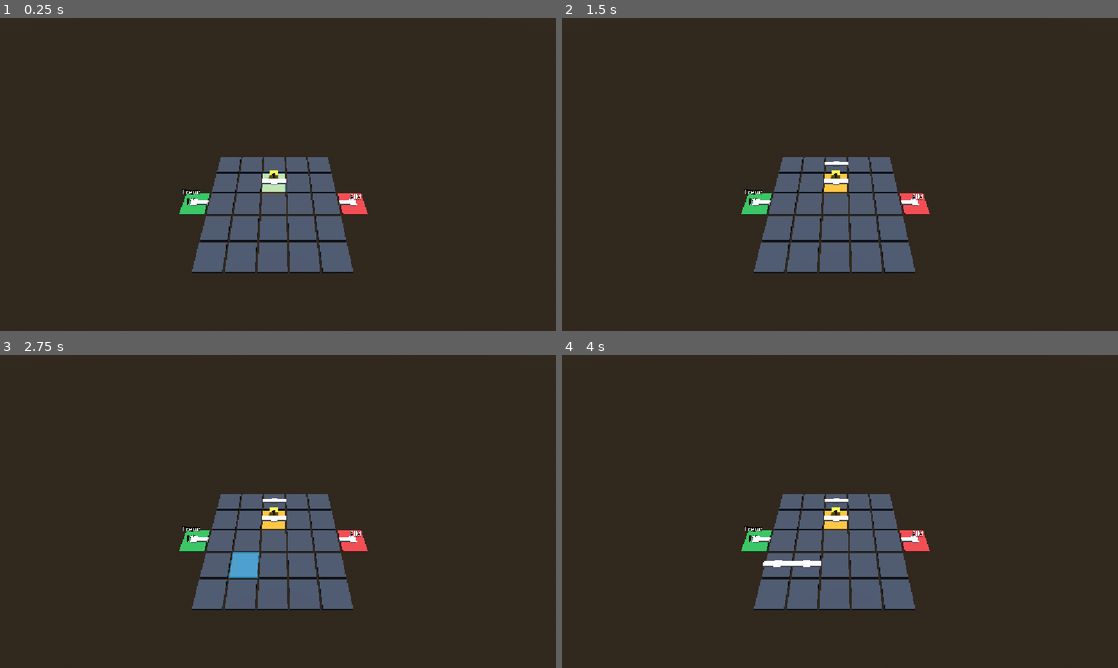
Above: before the commit, frames 1-4 (two rows, left to right).
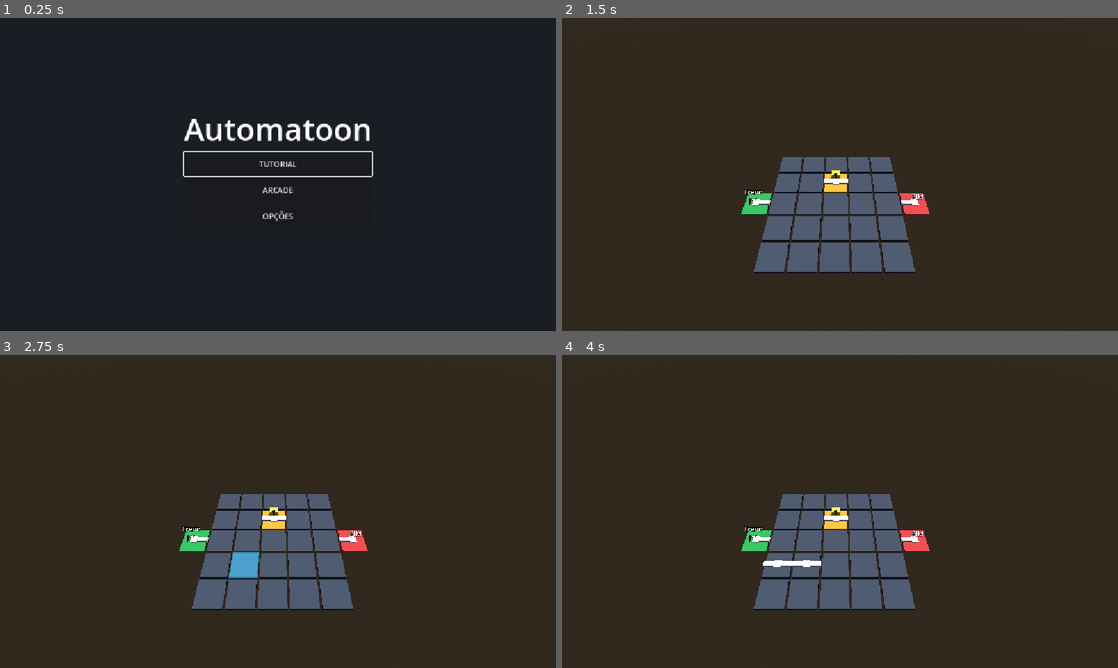
Above: after the commit, the same moments.

Repository: Danil0Ribeir0/automatoon-godot
Game: Godot game, scene res://scenes/MainMenu.tscn
Same seed, same stepped clock (60 frames per second), same inputs: the game is played once before the commit and once after it. Before the commit the project starts from res://scenes/prototype.tscn.
Inputs (mouse positions are in pixels of both pictures, inside the frame that each line leads up to):
- Up to frame 1 (0.25 s): no input
- Up to frame 2 (1.5 s): click (840, 165) at 0.5 s, where only the run after the commit has a clickable "TUTORIAL"; tap Enter at 1.25, 1.35 s; move the mouse to (962, 158) at 1.27 s; hold Up from 1.28 s (still down); click (962, 158) at 1.42 s
- Up to frame 3 (2.75 s): tap Space at 1.52, 2 s; release Up at 2 s; drag from (166, 527) to (250, 574) at 2.02 s
- Up to frame 4 (4 s): tap Enter at 2.75, 2.85 s; move the mouse to (895, 442) at 2.77 s; hold Up 2.78-3.5 s; tap Space at 3.5 s; drag from (812, 574) to (673, 464) at 3.52 s

The runs differ from the first frame. In frame 1, 9.8% of the frame differs, in the area x 0-100%, y 0-82%; in frame 2, less than 0.1%; in frame 3, less than 0.1%; in frame 4, less than 0.1%.

Commit message:
feat: adiciona menu inicial

Diff:
--- a/project.godot
+++ b/project.godot
@@ -11,7 +11,7 @@
 [application]
 
 config/name="automatoon"
-run/main_scene="uid://djakacjuo8x0q"
+run/main_scene="uid://0xteh6agf6ed"
 config/features=PackedStringArray("4.7", "Forward Plus")
 config/icon="res://icon.svg"
 
--- /dev/null
+++ b/scenes/MainMenu.tscn
@@ -0,0 +1,58 @@
+[gd_scene format=3 uid="uid://0xteh6agf6ed"]
+
+[ext_resource type="Script" uid="uid://saw55r6vlwi2" path="res://scripts/main_menu.gd" id="1_yqorp"]
+
+[node name="MainMenu" type="Control" unique_id=1482943357]
+layout_mode = 3
+anchors_preset = 15
+anchor_right = 1.0
+anchor_bottom = 1.0
+grow_horizontal = 2
+grow_vertical = 2
+script = ExtResource("1_yqorp")
+tutorial_scene_path = "uid://djakacjuo8x0q"
+
+[node name="ColorRect" type="ColorRect" parent="." unique_id=926061845]
+layout_mode = 1
+anchors_preset = 15
+anchor_right = 1.0
+anchor_bottom = 1.0
+grow_horizontal = 2
+grow_vertical = 2
+color = Color(0.101960786, 0.11372549, 0.14117648, 1)
+
+[node name="CenterContainer" type="CenterContainer" parent="." unique_id=1061098234]
+layout_mode = 1
+anchors_preset = 15
+anchor_right = 1.0
+anchor_bottom = 1.0
+grow_horizontal = 2
+grow_vertical = 2
+
+[node name="VBoxContainer" type="VBoxContainer" parent="CenterContainer" unique_id=1639307799]
+layout_mode = 2
+
+[node name="TitleLabel" type="Label" parent="CenterContainer/VBoxContainer" unique_id=1381335455]
+layout_mode = 2
+theme_override_font_sizes/font_size = 64
+text = "Automatoon"
+
+[node name="TutorialButton" type="Button" parent="CenterContainer/VBoxContainer" unique_id=1117979872]
+custom_minimum_size = Vector2(260, 50)
+layout_mode = 2
+text = "TUTORIAL
+"
+
+[node name="ArcadeButton" type="Button" parent="CenterContainer/VBoxContainer" unique_id=1970470073]
+custom_minimum_size = Vector2(260, 50)
+layout_mode = 2
+text = "ARCADE"
+
+[node name="OptionsButton" type="Button" parent="CenterContainer/VBoxContainer" unique_id=718956953]
+custom_minimum_size = Vector2(260, 50)
+layout_mode = 2
+text = "OPÇÕES"
+
+[node name="FeedbackLabel" type="Label" parent="CenterContainer/VBoxContainer" unique_id=1268327128]
+layout_mode = 2
+horizontal_alignment = 1
--- a/scripts/level_manager.gd
+++ b/scripts/level_manager.gd
@@ -55,6 +55,10 @@
 		else:
 			_reset_simulation()
 
+	if event is InputEventKey and event.pressed and event.keycode == KEY_ESCAPE:
+		get_tree().change_scene_to_file("res://scenes/main_menu.tscn")
+		return
+
 func _start_drag_build(start_coords: Vector2i) -> void:
 	is_dragging_build = true
 	drag_path = [start_coords]
--- /dev/null
+++ b/scripts/main_menu.gd
@@ -0,0 +1,35 @@
+extends Control
+
+@export_file("*.tscn") var tutorial_scene_path: String
+@export_file("*.tscn") var arcade_scene_path: String
+@export_file("*.tscn") var options_scene_path: String
+
+@onready var tutorial_btn: Button = $CenterContainer/VBoxContainer/TutorialButton
+@onready var arcade_btn: Button = $CenterContainer/VBoxContainer/ArcadeButton
+@onready var options_btn: Button = $CenterContainer/VBoxContainer/OptionsButton
+@onready var feedback_lbl: Label = $CenterContainer/VBoxContainer/FeedbackLabel
+
+func _ready() -> void:
+	tutorial_btn.pressed.connect(_on_tutorial_pressed)
+	arcade_btn.pressed.connect(_on_arcade_pressed)
+	options_btn.pressed.connect(_on_options_pressed)
+
+	tutorial_btn.grab_focus()
+
+func _on_tutorial_pressed() -> void:
+	if tutorial_scene_path.is_empty():
+		feedback_lbl.text = "Selecione a cena do Tutorial no Inspector do MainMenu!"
+		return
+	get_tree().change_scene_to_file(tutorial_scene_path)
+
+func _on_arcade_pressed() -> void:
+	if arcade_scene_path.is_empty():
+		feedback_lbl.text = "Modo Arcade em desenvolvimento!"
+		return
+	get_tree().change_scene_to_file(arcade_scene_path)
+
+func _on_options_pressed() -> void:
+	if options_scene_path.is_empty():
+		feedback_lbl.text = "Menu de Opções em desenvolvimento!"
+		return
+	get_tree().change_scene_to_file(options_scene_path)
Not shown, added: scripts/main_menu.gd.uid
